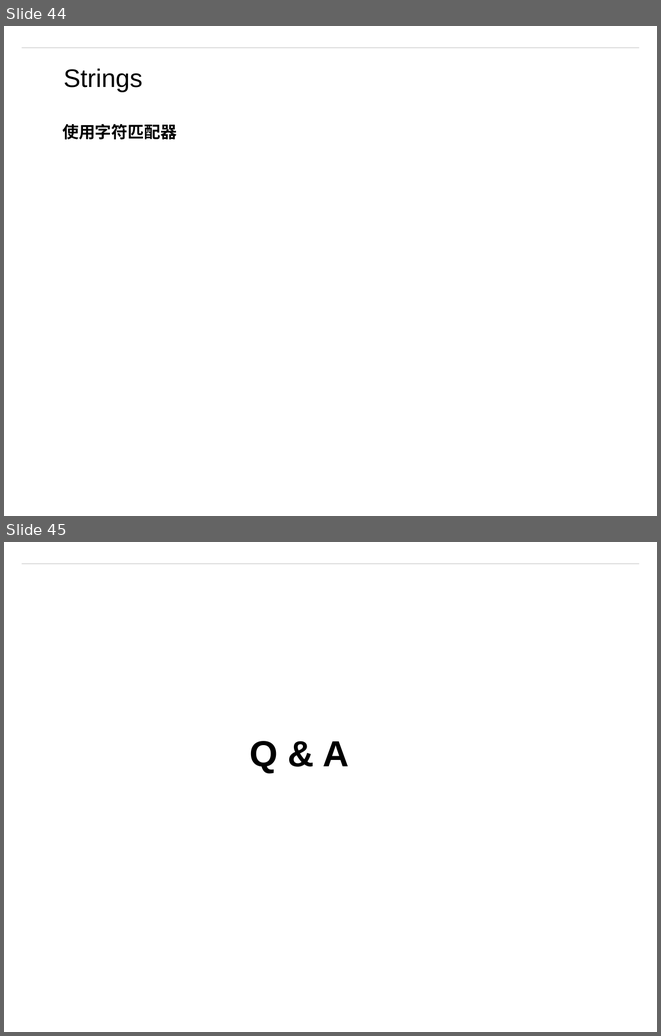
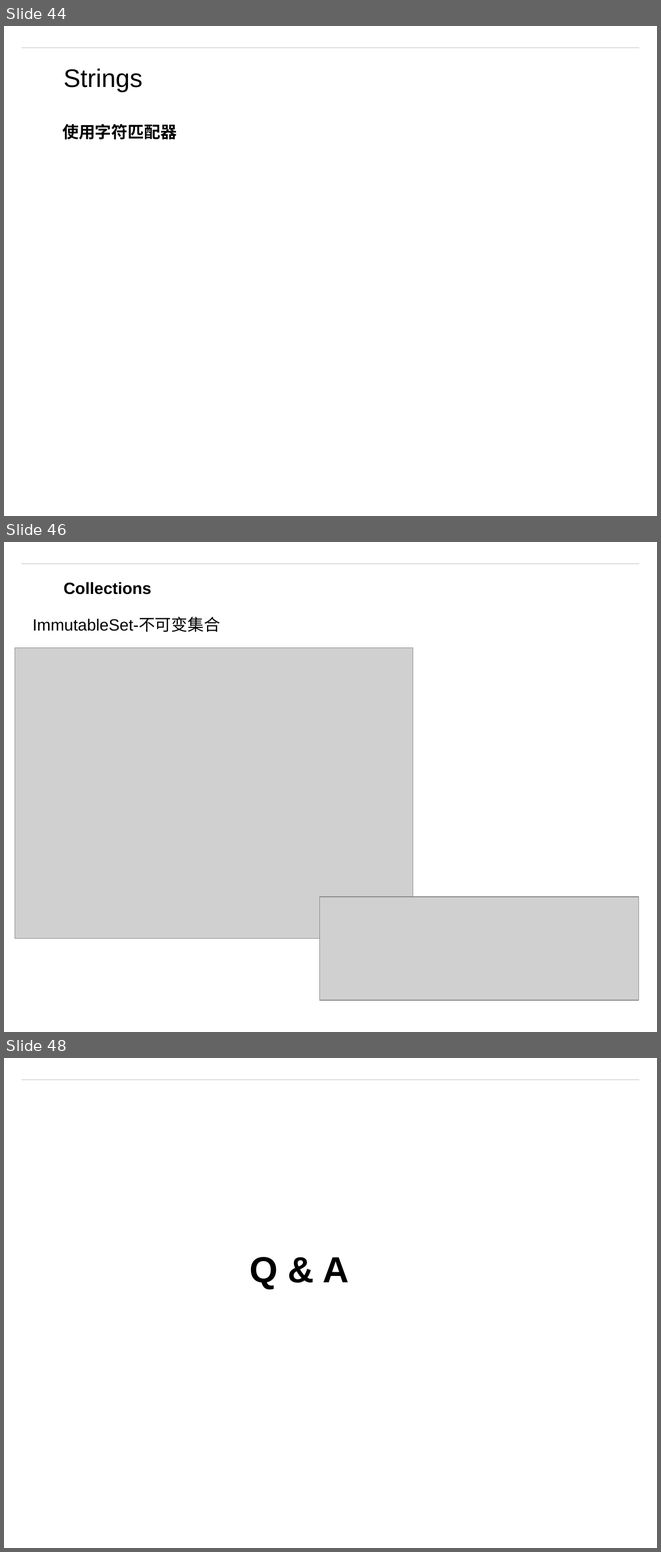
Before and after one commit to matt19870107/Guava, a slide deck: Guava.pptm. Shown one above the other, each under a label of ours: slides 44 and 45 before the commit, slides 44, 46 and 48 after it; the slides between them are not shown. The pictures are 661x1036 and 661x1552 pixels, drawn with LibreOffice and Linux fonts; fonts in the diff are those of the drawing; grey boxes stand for pictures; background and template pictures are left out. Boxes give left, top, right and bottom in pixels: in the first picture for what was removed or moved away, otherwise in the second. Text is boxed around its words. In the diff, an @@ line names an element or a change of style, - is before the commit and + after.

```diff
--- a/Guava.pptm
+++ b/Guava.pptm
@@ slide 46 added at box(4, 542, 657, 1032), background #FFFFFF; not listed: 1 template element that a slide beside it also shows @@
@@ text added at box(63, 582, 151, 594), 18 pt, text #000000, bold @@
+Collections
@@ text added at box(33, 617, 220, 632), 18 pt, text #000000 @@
+ImmutableSet-不可变集合
@@ picture added at box(15, 648, 413, 938) @@
@@ picture added at box(319, 897, 639, 1000) @@
@@ what was slide 45 is now slide 48 @@
```
Also in this commit, not shown: 2 other slides added, 6 other files.
